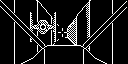
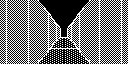
Layer changes from the first 128x64 image to the second:
hid "Layer 8" over [left=57, top=27, right=68, bottom=38]
hid "Layer 7" over [left=0, top=0, right=127, bottom=64]
hid "Layer 10 copy" over [left=29, top=11, right=57, bottom=43]
added group "Group 1 copy" with 2 layers above "Group 1" over [left=0, top=0, right=128, bottom=64]
added layer "Layer 20" in group "Group 1 copy" over [left=0, top=0, right=64, bottom=64]
added layer "Layer 18" (1st of 2, in "Group 1 copy") in group "Group 1 copy" over [left=64, top=0, right=128, bottom=64]
added group "Group 1" with 2 layers above "NES - Star Wars - X-Wing Cockpit" over [left=0, top=0, right=128, bottom=64]
added layer "Layer 19" in group "Group 1" over [left=0, top=0, right=64, bottom=64]
added layer "Layer 18" (2nd of 2, in "Group 1") in group "Group 1" over [left=64, top=0, right=128, bottom=64]
removed layer "Layer 2" over [left=0, top=0, right=128, bottom=64]
